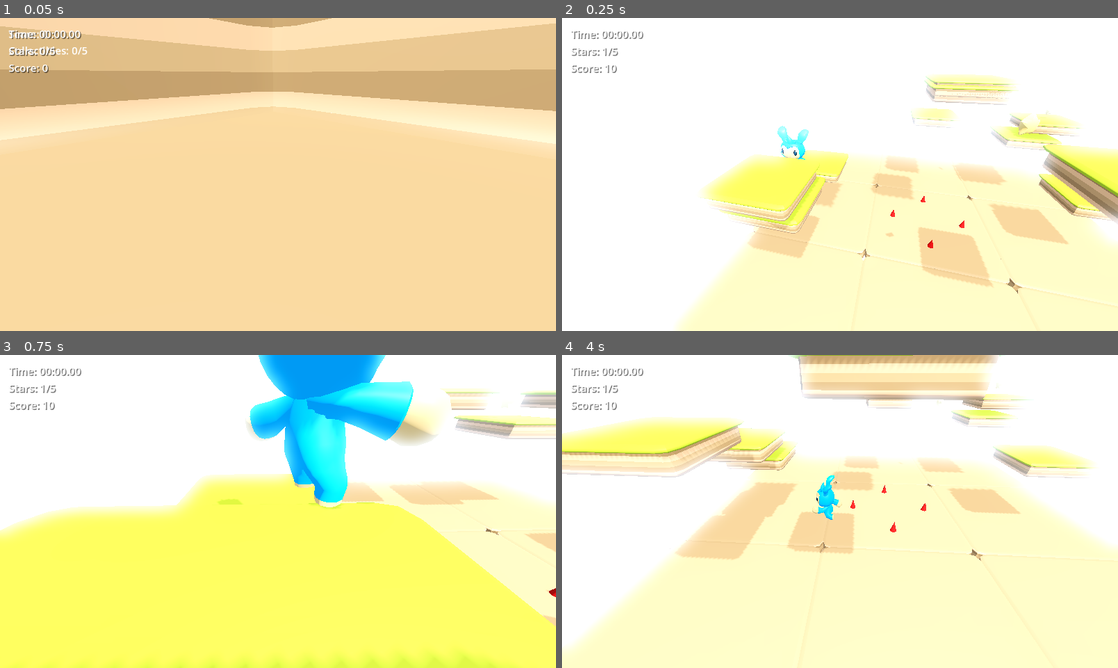
Above: before the commit, frames 1-4 (two rows, left to right).
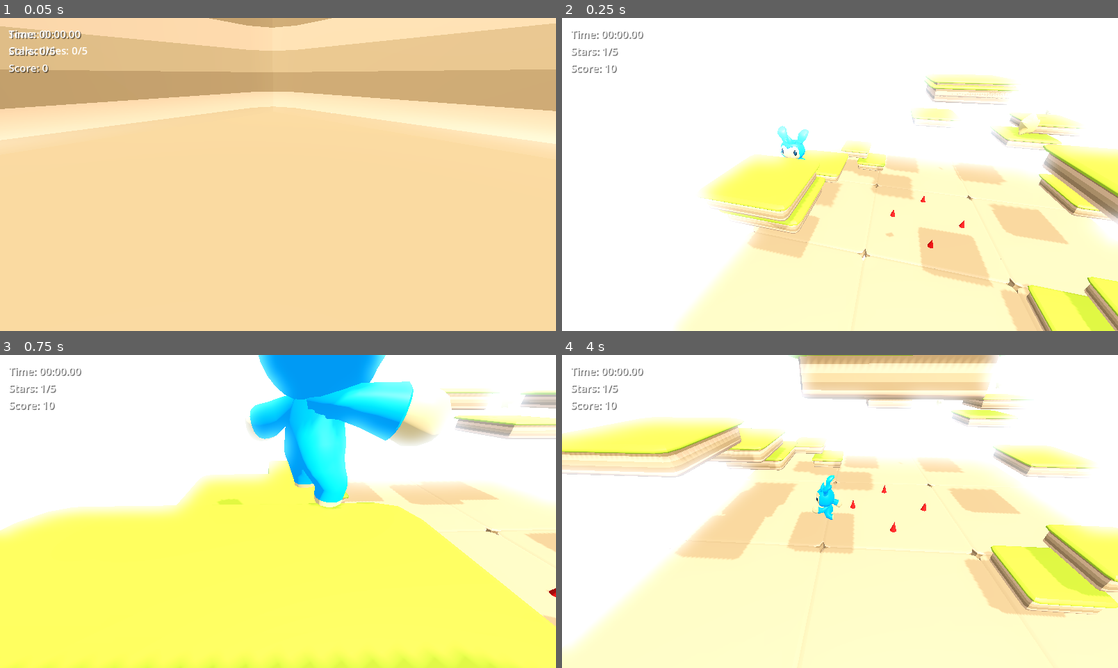
Above: after the commit, the same moments.

Repository: mikefossati/godot_platdemo
Game: Godot game, scene res://scenes/levels/level_4.tscn
Two runs of this game, one before a commit and one after it. Both use one fixed random seed, a clock stepped at 60 frames per second and the inputs below. This scene is started directly instead of the project's main scene.
Inputs:
- Up to frame 1 (0.05 s): no input
- Up to frame 2 (0.25 s): no input
- Up to frame 3 (0.75 s): hold D (move_right) from 0.53 s (still down)
- Up to frame 4 (4 s): tap Space (jump) at 0.77, 1.52, 3.02, 3.77 s; release D (move_right) at 1.28 s; hold S (move_back) 1.28-2.03 s; hold D (move_right) 2.03-2.78 s; hold W (move_forward) 2.78-3.53 s; hold A (move_left) from 3.53 s (still down)

Frame 1 is identical in both runs. In frame 2, 3.3% of the frame differs, in the area x 50-100%, y 39-100%; in frame 3, 0.4%; in frame 4, 6.7%, in the area x 40-100%, y 26-84%.

Commit message:
fix: add recovery platforms to Level 4 for ground escape
Added 4 recovery platforms forming two staircases from ground to main level:
- Northwest staircase: platforms at Y=-3 and Y=-1.5 near (-6,-8)
- Southeast staircase: platforms at Y=-3 and Y=-1.5 near (8,8)

Players can now climb back up if they fall to the ground (Y=-5).
Each jump is ~1.5-2 units high, making recovery manageable.

🤖 Generated with [Claude Code](https://claude.com/claude-code)

Co-Authored-By: Claude Sonnet 4.5 <noreply@anthropic.com>

Diff:
--- a/scenes/levels/level_4.tscn
+++ b/scenes/levels/level_4.tscn
@@ -138,6 +138,46 @@
 transform = Transform3D(1, 0, 0, 0, 1, 0, 0, 0, 1, 0, 0.25, 0)
 shape = SubResource("BoxShape3D_platform")
 
+[node name="RecoveryPlatform1" type="StaticBody3D" parent="."]
+transform = Transform3D(1, 0, 0, 0, 1, 0, 0, 0, 1, -6, -3, -8)
+
+[node name="PlatformModel" parent="RecoveryPlatform1" instance=ExtResource("5_platform_grass")]
+transform = Transform3D(1.5, 0, 0, 0, 0.5, 0, 0, 0, 1.5, 0, 0.25, 0)
+
+[node name="CollisionShape3D" type="CollisionShape3D" parent="RecoveryPlatform1"]
+transform = Transform3D(0.75, 0, 0, 0, 1, 0, 0, 0, 0.75, 0, 0.25, 0)
+shape = SubResource("BoxShape3D_platform")
+
+[node name="RecoveryPlatform2" type="StaticBody3D" parent="."]
+transform = Transform3D(1, 0, 0, 0, 1, 0, 0, 0, 1, -8, -1.5, -8)
+
+[node name="PlatformModel" parent="RecoveryPlatform2" instance=ExtResource("5_platform_grass")]
+transform = Transform3D(1.5, 0, 0, 0, 0.5, 0, 0, 0, 1.5, 0, 0.25, 0)
+
+[node name="CollisionShape3D" type="CollisionShape3D" parent="RecoveryPlatform2"]
+transform = Transform3D(0.75, 0, 0, 0, 1, 0, 0, 0, 0.75, 0, 0.25, 0)
+shape = SubResource("BoxShape3D_platform")
+
+[node name="RecoveryPlatform3" type="StaticBody3D" parent="."]
+transform = Transform3D(1, 0, 0, 0, 1, 0, 0, 0, 1, 6, -3, 8)
+
+[node name="PlatformModel" parent="RecoveryPlatform3" instance=ExtResource("5_platform_grass")]
+transform = Transform3D(1.5, 0, 0, 0, 0.5, 0, 0, 0, 1.5, 0, 0.25, 0)
+
+[node name="CollisionShape3D" type="CollisionShape3D" parent="RecoveryPlatform3"]
+transform = Transform3D(0.75, 0, 0, 0, 1, 0, 0, 0, 0.75, 0, 0.25, 0)
+shape = SubResource("BoxShape3D_platform")
+
+[node name="RecoveryPlatform4" type="StaticBody3D" parent="."]
+transform = Transform3D(1, 0, 0, 0, 1, 0, 0, 0, 1, 8, -1.5, 8)
+
+[node name="PlatformModel" parent="RecoveryPlatform4" instance=ExtResource("5_platform_grass")]
+transform = Transform3D(1.5, 0, 0, 0, 0.5, 0, 0, 0, 1.5, 0, 0.25, 0)
+
+[node name="CollisionShape3D" type="CollisionShape3D" parent="RecoveryPlatform4"]
+transform = Transform3D(0.75, 0, 0, 0, 1, 0, 0, 0, 0.75, 0, 0.25, 0)
+shape = SubResource("BoxShape3D_platform")
+
 [node name="MovingPlatform1" parent="." instance=ExtResource("10_moving_linear")]
 transform = Transform3D(1, 0, 0, 0, 1, 0, 0, 0, 1, -10, 1.5, 0)
 end_position = Vector3(0, 0, 8)
